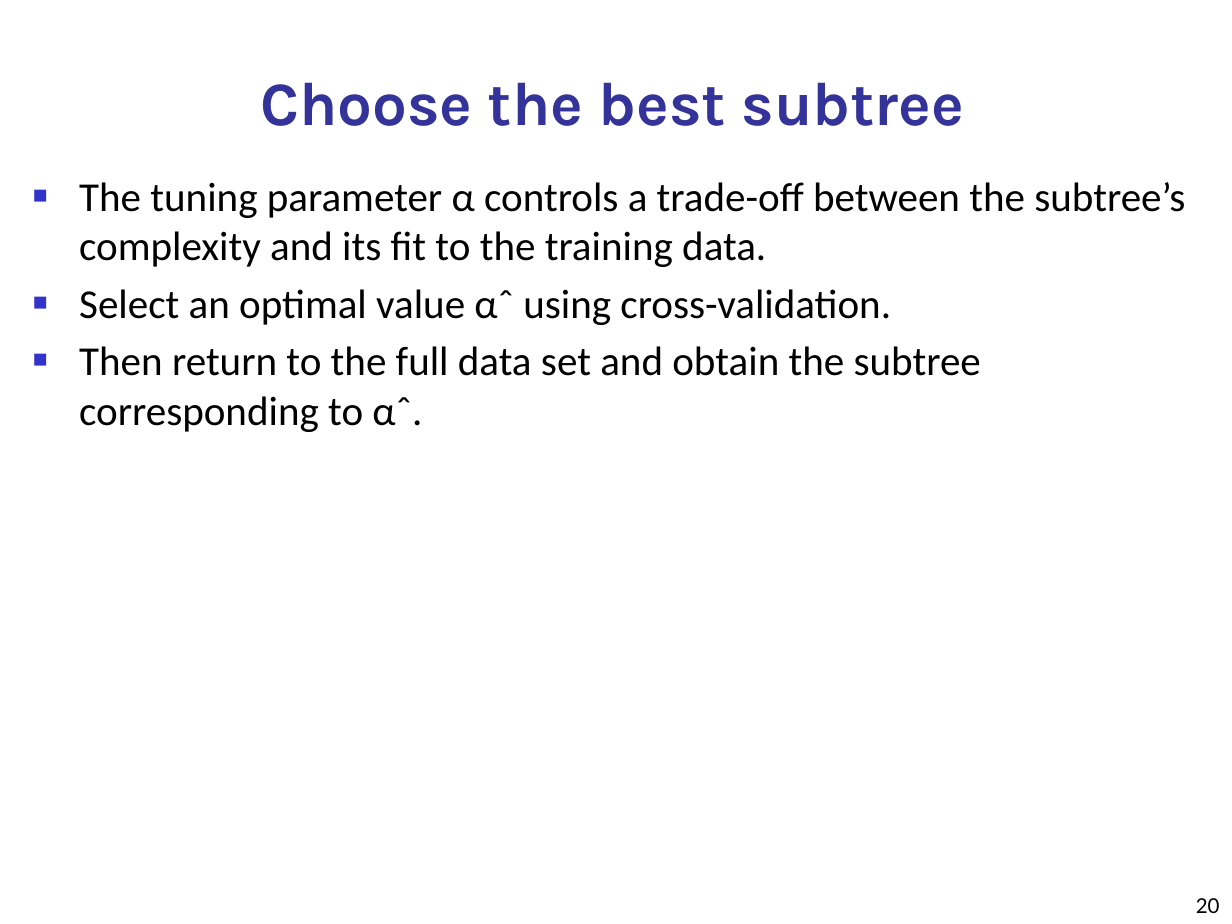
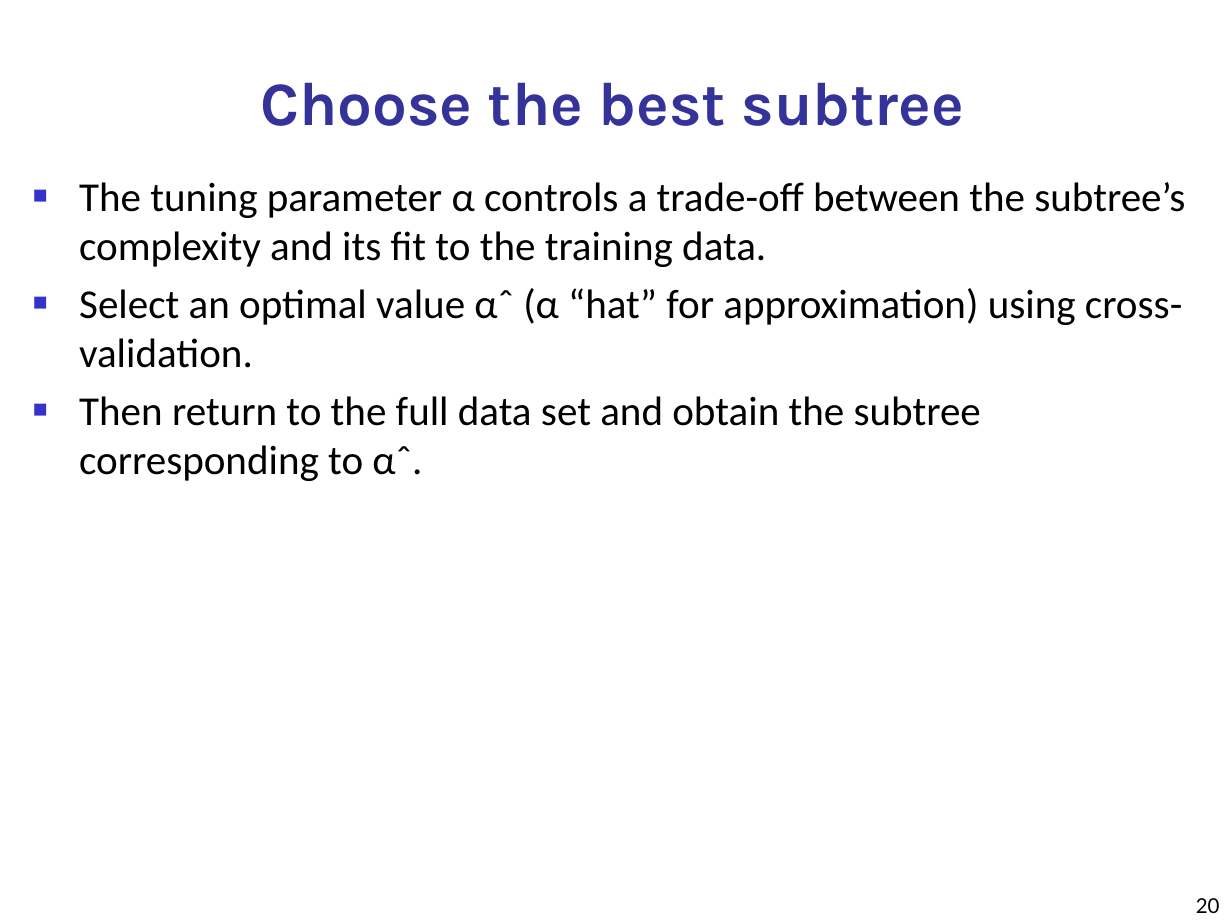
Before and after one commit to jayurbain/DataScienceIntro, a slide deck: slide 20 of slides/08_decision_trees.pptx. Drawn at 1232x924 pixels with LibreOffice and Linux fonts; fonts in the diff are those of the drawing. Boxes give left, top, right and bottom in pixels: in the first picture for what was removed or moved away, otherwise in the second. Text is boxed around its words. In the diff, an @@ line names an element or a change of style, - is before the commit and + after.

```diff
--- a/slides/08_decision_trees.pptx
+++ b/slides/08_decision_trees.pptx
@@ text at (79, 288, 1182, 368): text changed @@
-■ Select an optimal value αˆ using cross-validation.
+■ Select an optimal value αˆ (α “hat” for approximation) using cross-validation.
```
Also in this commit, not shown: 24 other slides changed, 1 other file.
